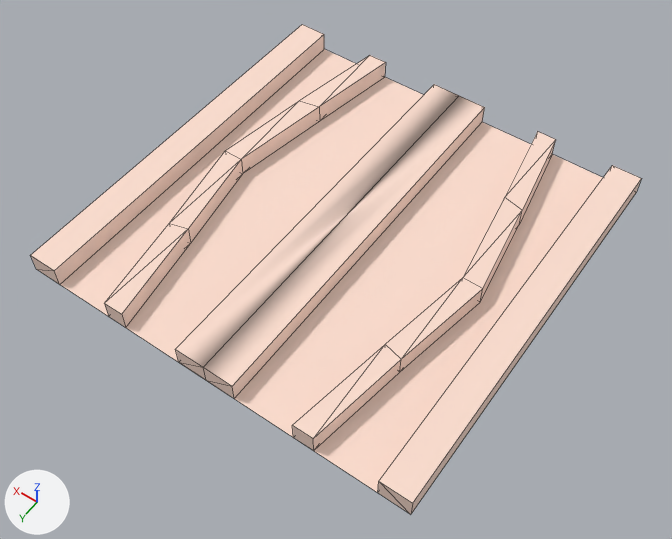
One commit to the OBJ model Data/bmc/subtiles/t_20.obj: the scene before it, then after it.
Rendered twice from a 50 mm camera at (-0.8, 1.161, 2.152) aimed at (-0.03, 0.083, 0.459). Every picture has the same lights, and +X, +Y and +Z are marked at lower left. Mesh edges are drawn as thin lines. Where no turn or scale is listed for an object, it has been applied to the vertices. Vertices at the same position are counted once.

The first picture shows 't_20'.
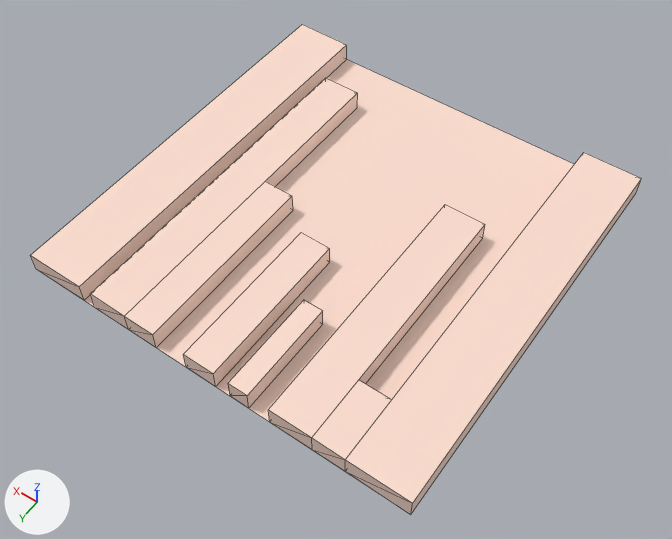
Location of each change, (x1, y1, x2, y2) in pixels of the pictures (672 x 539 px; the box of a moved part takes in the faces that stretch with it):
part 1 of me_t_20, added (beige)
    after: (228, 300, 323, 408)
part 2 of me_t_20, added (beige)
    after: (183, 232, 330, 387)
part 3 of me_t_20, rebuilt
    before: (104, 55, 386, 328)
    after: (90, 78, 358, 348)
part 4 of me_t_20, deleted (beige)
    before: (175, 84, 485, 399)
part 5 of me_t_20, moved or reshaped
    before: (292, 132, 642, 514)
    after: (268, 153, 642, 514)
part 6 of me_t_20, moved or reshaped
    before: (31, 24, 324, 284)
    after: (31, 24, 347, 300)

Diff of the bpy script that builds the scene:
```diff
--- a/Data/bmc/subtiles/t_20.obj.py
+++ b/Data/bmc/subtiles/t_20.obj.py
@@ me_t_20 @@
 # used by ob_t_20; location = (0.0, 0.0, 0.0)
-me_t_20.from_pydata(...)  # 68 vertices, 84 faces; spans x -0.5..0.5, y -0.5..0.5, z 0.5..0.55
+me_t_20.from_pydata(...)  # 58 vertices, 65 faces; spans x -0.5..0.5, y -0.5..0.5, z 0.5..0.55
+# me_t_20 part 1: a new loose piece, a box spanning x -0.113..-0.063, y 0.248..0.5, z 0.5..0.55, in mat_diffuse_0 (beige #fdded0)
+# me_t_20 part 2: a new loose piece, a box spanning x -0.026..0.054, y 0.1..0.5, z 0.5..0.55, in mat_diffuse_0 (beige #fdded0)
+# me_t_20 part 3: the loose piece of 20 vertices spanning x 0.225..0.358, y -0.5..0.5, z 0.5..0.55 is rebuilt with 14 vertices and now spans x 0.137..0.317, y -0.358..0.5, z 0.5..0.55
+# me_t_20 part 4: the loose piece of 12 vertices spanning x -0.075..0.075, y -0.5..0.5, z 0.5..0.55 is deleted
+# me_t_20 part 5
+# 24 vertices are removed from x -0.425..-0.225, y -0.5..0.5, z 0.5..0.55
+# 33 faces are deleted
+# 10 vertices are added at x -0.35..-0.166, y -0.5..0.5, z 0.5..0.55
+# 6 new vertices lie (0.0, 0.0, 0.05) away from vertices in x -0.35..-0.166, y -0.162..0.5, z 0.5
+# 23 new faces join them
+# me_t_20 part 6
+# 4 vertices are removed from x 0.425, y -0.5..0.5, z 0.5..0.55
+# 7 faces are deleted
+# 4 vertices are added at (0.35, 0.5, 0.5), (0.35, -0.5, 0.5), (0.35, 0.5, 0.55), (0.35, -0.5, 0.55)
+# 7 new faces join them
 me_t_20.materials.append(mat_diffuse_0)
```
